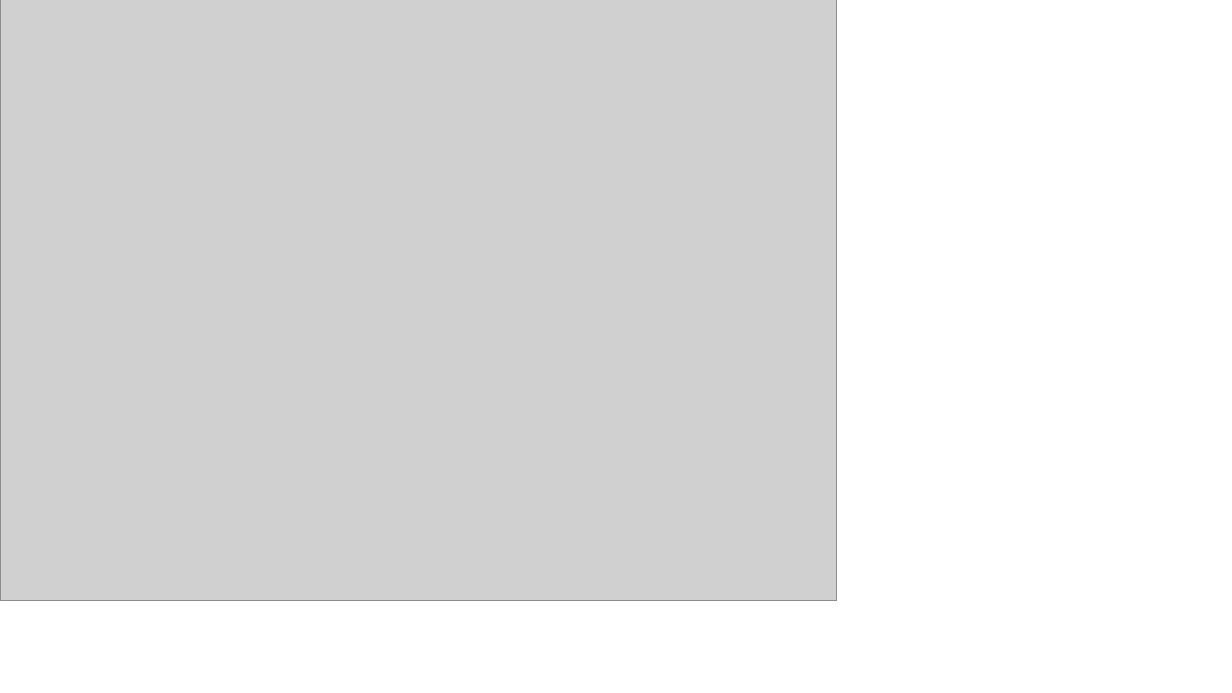
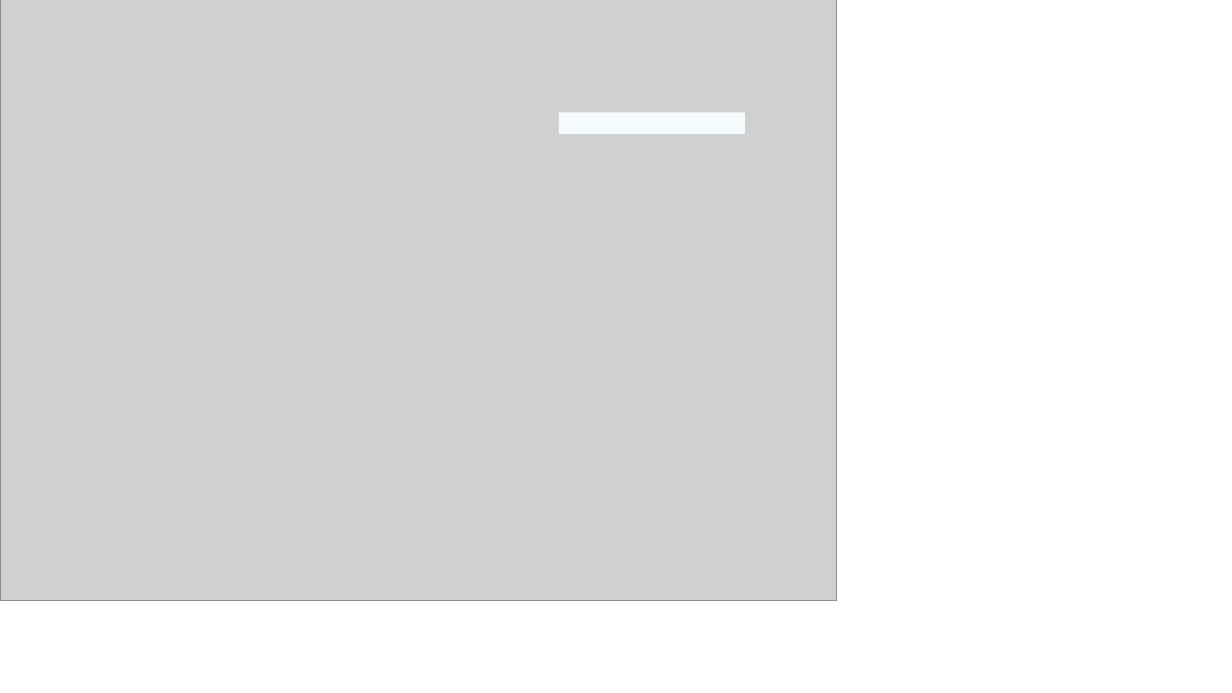
Before and after one commit to crazyhyo/FullStack_7, a slide deck: slide 9 of 취업/20220302/캡처작업/작업.pptx. Drawn at 1232x693 pixels with LibreOffice and Linux fonts; fonts in the diff are those of the drawing; grey boxes stand for pictures. Boxes give left, top, right and bottom in pixels: in the first picture for what was removed or moved away, otherwise in the second. Text is boxed around its words. In the diff, an @@ line names an element or a change of style, - is before the commit and + after.

Commit message:
2022.03.02

```diff
--- a/취업/20220302/캡처작업/작업.pptx
+++ b/취업/20220302/캡처작업/작업.pptx
@@ rectangle added at [559, 113, 745, 135], fill #F5FAFC @@
```
Also in this commit, not shown: 1 other slide changed.
